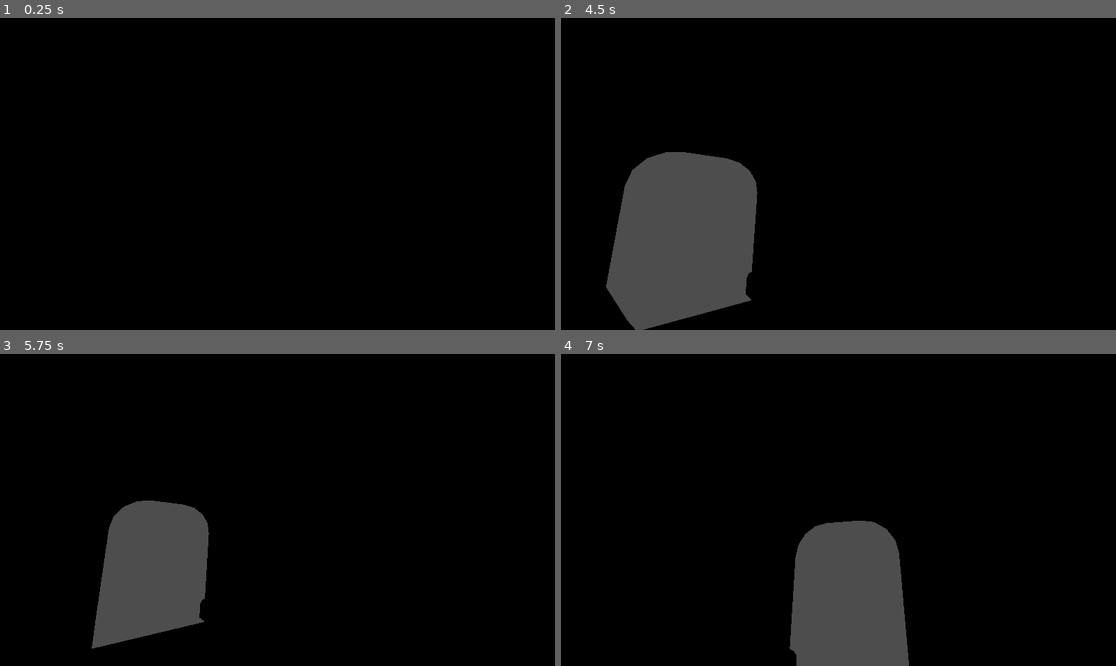
Above: before the commit, frames 1-4 (two rows, left to right).
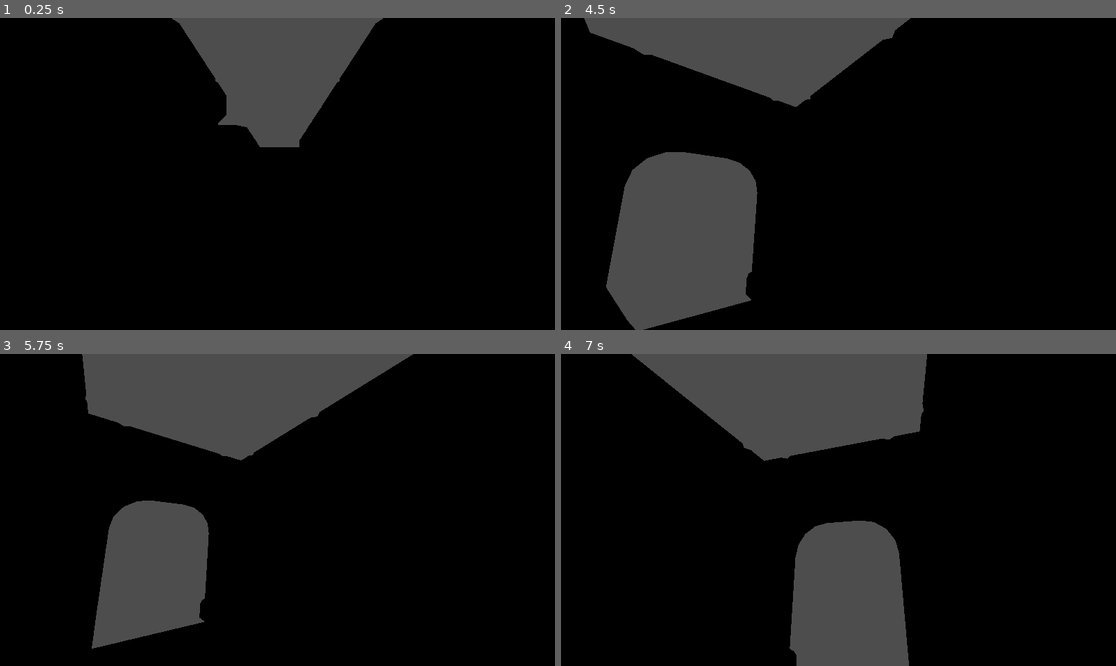
Above: after the commit, the same moments.

Repository: shionn/DungeonsOfWhisperia
Game: Godot game, scene res://Dungeon0.tscn
Two runs of this game, one before a commit and one after it. Both use one fixed random seed, a clock stepped at 60 frames per second and the inputs below.
Inputs (mouse positions are in pixels of both pictures, inside the frame that each line leads up to):
- Up to frame 1 (0.25 s): no input
- Up to frame 2 (4.5 s): tap Enter at 0.5 s; move the mouse to (960, 158) at 0.52 s; hold D (move_right) 0.53-1.28 s; hold Right mouse button (move_camera) 0.53-1.28 s; click (960, 158) at 0.67 s; tap Space at 1.25 s; move the mouse to (810, 174) at 1.27 s; hold S (move_back) 1.28-2.03 s; tap W (move_front) at 1.35, 2.85, 4.35 s; move the mouse to (894, 105) at 2.02 s; hold Right mouse button (move_camera) 2.03-2.78 s; hold D (move_right) 2.03-3.53 s; move the mouse to (832, 180) at 2.77 s; move the mouse to (1005, 220) at 3.52 s; hold Right mouse button (move_camera) 3.53-4.28 s; hold A (move_left) from 3.53 s (still down); move the mouse to (794, 170) at 4.27 s
- Up to frame 3 (5.75 s): move the mouse to (305, 510) at 5.02 s; release A (move_left) at 5.03 s; hold S (move_back) from 5.03 s (still down); hold Right mouse button (move_camera) from 5.03 s (still down); click (305, 510) at 5.17 s
- Up to frame 4 (7 s): move the mouse to (816, 503) at 5.77 s; release S (move_back) at 5.78 s; release Right mouse button (move_camera) at 5.78 s; hold D (move_right) from 5.78 s (still down); tap W (move_front) at 5.85 s; move the mouse to (960, 494) at 6.52 s; hold Right mouse button (move_camera) from 6.53 s (still down)

The runs differ from the first frame. In frame 1, 9.1% of the frame differs, in the area x 31-69%, y 0-42%; in frame 2, 9.2%; in frame 3, 13%, in the area x 14-75%, y 0-35%; in frame 4, 13%.

Commit message:
Renommage

Diff:
--- a/Dungeon0.tscn
+++ b/Dungeon0.tscn
@@ -3,8 +3,6 @@
 [ext_resource type="PackedScene" uid="uid://bwsb5rrn4rx5v" path="res://assets/kaykit/dungeon/floor/large/floor_tile_large.gltf.glb" id="1_acsvp"]
 [ext_resource type="PackedScene" uid="uid://ckdwjb642168f" path="res://assets/kaykit/dungeon/floor/large/floor_dirt_large.gltf.glb" id="2_yxr20"]
 [ext_resource type="PackedScene" uid="uid://c2gmjs5iylgc4" path="res://assets/kaykit/dungeon/wall/corner/wall_corner.gltf.glb" id="3_aalsr"]
-[ext_resource type="Script" uid="uid://bb8mw3r2v2qsn" path="res://Ennemi.gd" id="3_qs2cd"]
-[ext_resource type="PackedScene" uid="uid://boj6netivsmpu" path="res://assets/kaykit/skeletons/Skeleton_Minion.glb" id="4_5ip2l"]
 [ext_resource type="PackedScene" uid="uid://b0tok6e0yrle6" path="res://assets/kaykit/dungeon/wall/straight/wall_cracked.gltf.glb" id="4_ipk3o"]
 [ext_resource type="PackedScene" uid="uid://sn0772t8w1w4" path="res://assets/kaykit/dungeon/wall/straight/wall.gltf.glb" id="5_rhsgf"]
 [ext_resource type="PackedScene" uid="uid://brp46a1tt100g" path="res://assets/kaykit/dungeon/wall/straight/wall_arched.gltf.glb" id="6_3uggc"]
@@ -17,6 +15,7 @@
 [ext_resource type="PackedScene" uid="uid://6vgbf4prfq4h" path="res://assets/kaykit/dungeon/bed/bed_floor.gltf.glb" id="13_aalsr"]
 [ext_resource type="Script" uid="uid://crpe0nst55m8b" path="res://PlayerG.gd" id="14_rhsgf"]
 [ext_resource type="PackedScene" uid="uid://hykjt2jo4gmo" path="res://assets/kaykit/character/Rogue_Hooded.glb" id="15_3uggc"]
+[ext_resource type="PackedScene" uid="uid://dvd4uuprholj6" path="res://fragment/monsters/Monster.tscn" id="18_5ip2l"]
 
 [sub_resource type="CapsuleShape3D" id="CapsuleShape3D_qs2cd"]
 radius = 0.6
@@ -85,43 +84,6 @@
 [node name="Camera3D" type="Camera3D" parent="Player" unique_id=836684446]
 transform = Transform3D(-4.371139e-08, 0, -1, 0, 1, 0, 1, 0, -4.371139e-08, 0, 1.7, 0)
 
-[node name="Ennemi1" type="CharacterBody3D" parent="." unique_id=398959370]
-transform = Transform3D(-4.371139e-08, 0, 1, 0, 1, 0, -1, 0, -4.371139e-08, 7, 0, -4)
-script = ExtResource("3_qs2cd")
-
-[node name="CollisionShape3D" type="CollisionShape3D" parent="Ennemi1" unique_id=890745068]
-transform = Transform3D(1, 0, 0, 0, 1, 0, 0, 0, 1, 0, 1.1, 0)
-shape = SubResource("CapsuleShape3D_qs2cd")
-
-[node name="Skeleton_Minion" parent="Ennemi1" unique_id=1011250144 instance=ExtResource("4_5ip2l")]
-
-[node name="NavigationAgent3D" type="NavigationAgent3D" parent="Ennemi1" unique_id=2092247791]
-target_desired_distance = 1.5
-
-[node name="AtkTimer" type="Timer" parent="Ennemi1" unique_id=735917238]
-one_shot = true
-
-[node name="AtkDelay" type="Timer" parent="Ennemi1" unique_id=1972964326]
-one_shot = true
-
-[node name="Ennemi2" type="CharacterBody3D" parent="." unique_id=493089009]
-transform = Transform3D(-1, 0, -8.742278e-08, 0, 1, 0, 8.742278e-08, 0, -1, 16, 0, 13)
-script = ExtResource("3_qs2cd")
-
-[node name="CollisionShape3D" type="CollisionShape3D" parent="Ennemi2" unique_id=471155177]
-transform = Transform3D(1, 0, 0, 0, 1, 0, 0, 0, 1, 0, 1.1, 0)
-shape = SubResource("CapsuleShape3D_qs2cd")
-
-[node name="Skeleton_Minion" parent="Ennemi2" unique_id=335785745 instance=ExtResource("4_5ip2l")]
-
-[node name="NavigationAgent3D" type="NavigationAgent3D" parent="Ennemi2" unique_id=106669021]
-target_desired_distance = 2.0
-
-[node name="AtkTimer" type="Timer" parent="Ennemi2" unique_id=1243108285]
-one_shot = true
-
-[node name="AtkDelay" type="Timer" parent="Ennemi2" unique_id=1127918616]
-
 [node name="walls" type="Node3D" parent="." unique_id=1311694527]
 transform = Transform3D(1, 0, 0, 0, 1, 0, 0, 0, 1, -2, 0, -2)
 
@@ -454,6 +416,7 @@
 
 [node name="roof" type="Node3D" parent="." unique_id=2031388596]
 transform = Transform3D(1, 0, 0, 0, 1, 0, 0, 0, 1, -2, 0, -2)
+visible = false
 
 [node name="floor_dirt_large_gltf5" parent="roof" unique_id=2071692895 instance=ExtResource("2_yxr20")]
 transform = Transform3D(1, 0, 0, 0, -1, -8.742278e-08, 0, 8.742278e-08, -1, 2, 4, 2)
@@ -663,7 +626,8 @@
 transform = Transform3D(1, 0, 0, 0, 1, 0, 0, 0, 1, 26, 0.1, -4)
 navigation_mesh = SubResource("NavigationMesh_ehcb8")
 
-[connection signal="timeout" from="Ennemi1/AtkTimer" to="Ennemi1" method="_on_atk_timer_timeout"]
-[connection signal="timeout" from="Ennemi1/AtkDelay" to="Ennemi1" method="_on_atk_time_delay_timeout"]
-[connection signal="timeout" from="Ennemi2/AtkTimer" to="Ennemi2" method="_on_atk_timer_timeout"]
-[connection signal="timeout" from="Ennemi2/AtkDelay" to="Ennemi2" method="_on_atk_time_delay_timeout"]
+[node name="Monster1" parent="." unique_id=706438754 instance=ExtResource("18_5ip2l")]
+transform = Transform3D(-4.371139e-08, 0, 1, 0, 1, 0, -1, 0, -4.371139e-08, 7, 0, -4)
+
+[node name="Monster2" parent="." unique_id=59902776 instance=ExtResource("18_5ip2l")]
+transform = Transform3D(-1, 0, -8.742278e-08, 0, 1, 0, 8.742278e-08, 0, -1, 16, 0, 13)
--- a/Ennemi.gd
+++ b/fragment/monsters/Monster.gd
@@ -1,3 +1,4 @@
+class_name Monster
 extends CharacterBody3D
 
 @onready var _player = $"../Player" as PlayerG
--- /dev/null
+++ b/fragment/monsters/Monster.tscn
@@ -0,0 +1,29 @@
+[gd_scene format=3 uid="uid://dvd4uuprholj6"]
+
+[ext_resource type="Script" uid="uid://bb8mw3r2v2qsn" path="res://fragment/monsters/Monster.gd" id="1_lqdau"]
+[ext_resource type="PackedScene" uid="uid://boj6netivsmpu" path="res://assets/kaykit/skeletons/Skeleton_Minion.glb" id="2_6jlyw"]
+
+[sub_resource type="CapsuleShape3D" id="CapsuleShape3D_qs2cd"]
+radius = 0.6
+height = 2.2
+
+[node name="Ennemi" type="CharacterBody3D" unique_id=706438754]
+script = ExtResource("1_lqdau")
+
+[node name="CollisionShape3D" type="CollisionShape3D" parent="." unique_id=1253204839]
+transform = Transform3D(1, 0, 0, 0, 1, 0, 0, 0, 1, 0, 1.1, 0)
+shape = SubResource("CapsuleShape3D_qs2cd")
+
+[node name="Skeleton_Minion" parent="." unique_id=1011250144 instance=ExtResource("2_6jlyw")]
+
+[node name="NavigationAgent3D" type="NavigationAgent3D" parent="." unique_id=304693910]
+target_desired_distance = 1.5
+
+[node name="AtkTimer" type="Timer" parent="." unique_id=1487360817]
+one_shot = true
+
+[node name="AtkDelay" type="Timer" parent="." unique_id=953134464]
+one_shot = true
+
+[connection signal="timeout" from="AtkTimer" to="." method="_on_atk_timer_timeout"]
+[connection signal="timeout" from="AtkDelay" to="." method="_on_atk_time_delay_timeout"]
Renamed: Ennemi.gd.uid -> fragment/monsters/Monster.gd.uid
